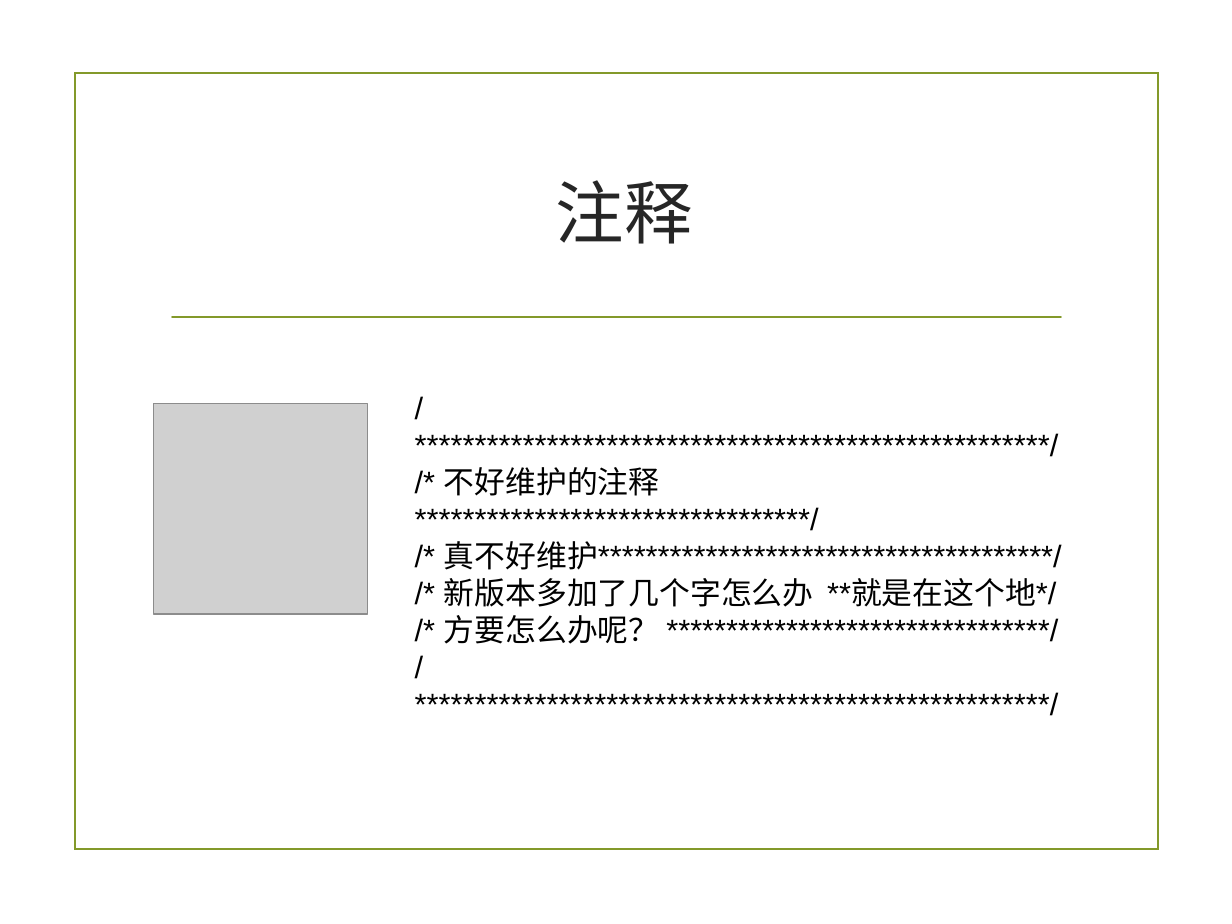
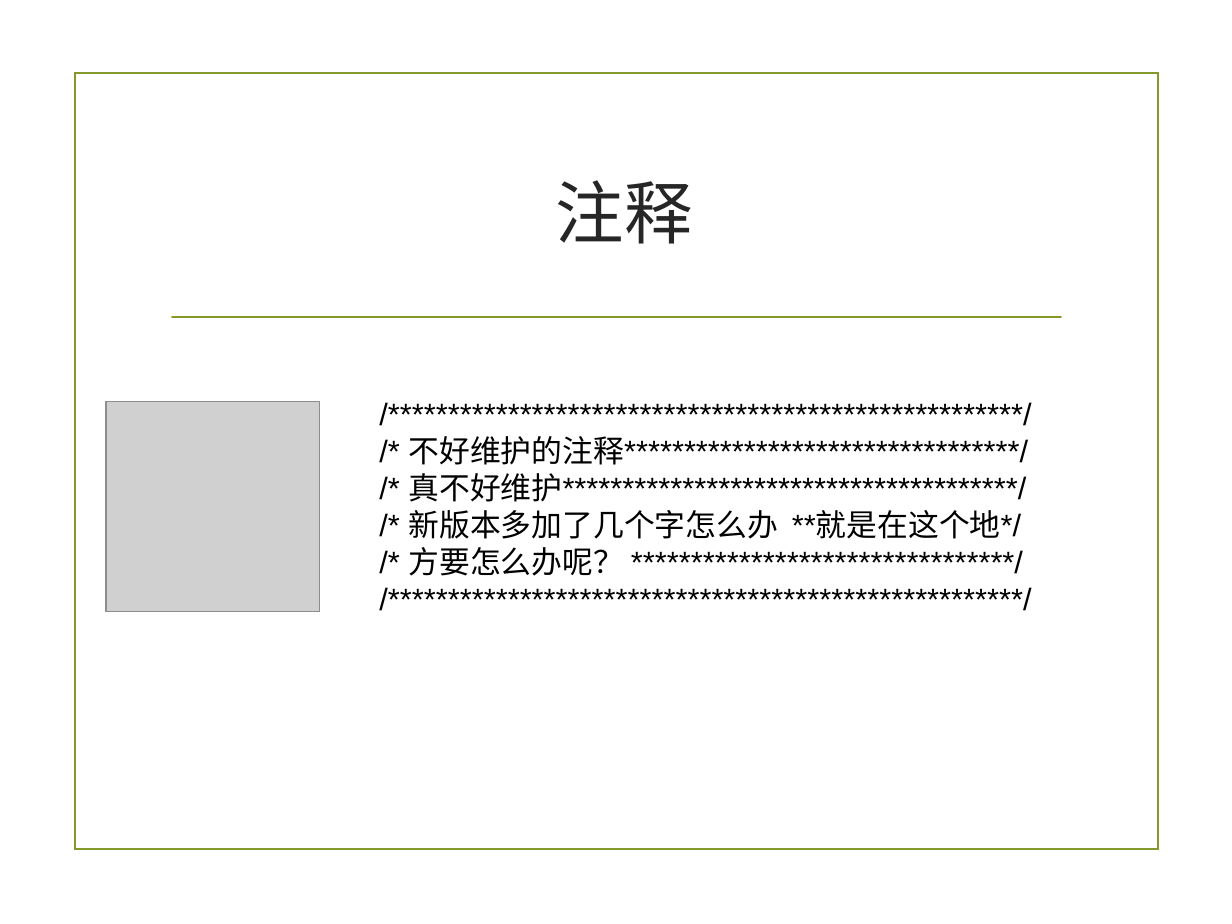
Before and after one commit to zuoshenghuang/curriculum, a slide deck: slide 26 of software/Ch_3_rules_demo.pptx (slide 25 before the commit). Drawn at 1232x924 pixels with LibreOffice and Linux fonts; fonts in the diff are those of the drawing; grey boxes stand for pictures; background and template pictures are left out. Boxes give left, top, right and bottom in pixels: in the first picture for what was removed or moved away, otherwise in the second. Text is boxed around its words. In the diff, an @@ line names an element or a change of style, - is before the commit and + after.

```diff
--- a/software/Ch_3_rules_demo.pptx
+++ b/software/Ch_3_rules_demo.pptx
@@ text "/*****************************************************/" rewrapped from <box>444,467,1062,644</box> to <box>409,436,1029,576</box> @@
@@ picture: place and size @@
-picture at <box>154,404,367,615</box>
+picture at <box>106,402,319,612</box>
```
Also in this commit, not shown: 22 other slides changed, 3 slides added, 2 slides removed, 5 other files.
